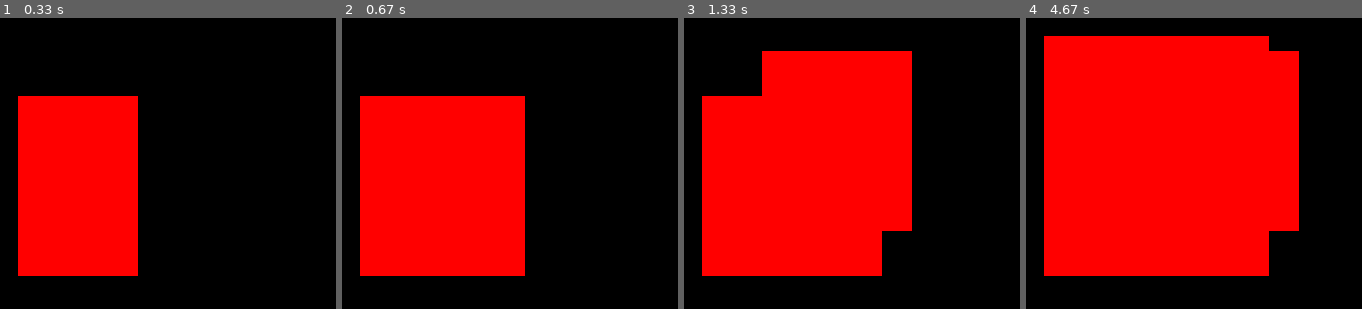
Above: before the commit, frames 1-4 (left to right).
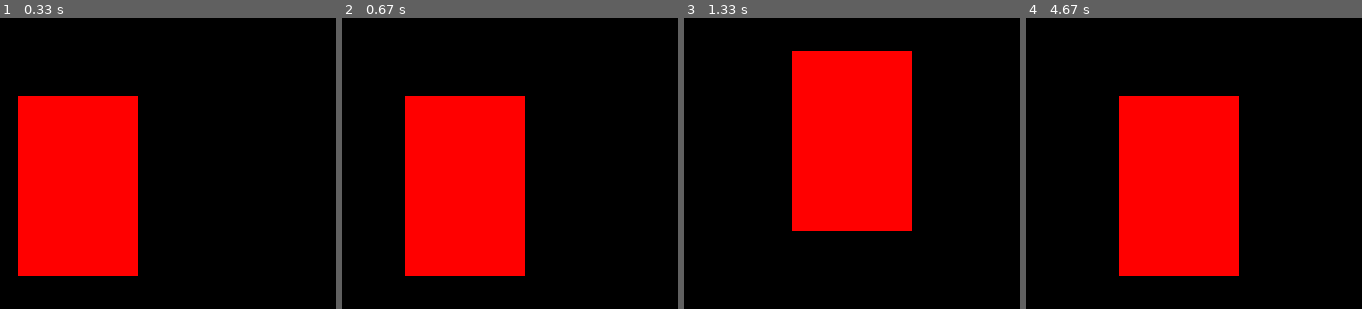
Above: after the commit, the same moments.

Repository: samimunir/Codebase-1.0
Game: pygame game, started from Python Mastery/pygame-tutorial/tutorial.py
The game is run twice, just before and just after one commit, with the same random seed, the same clock (stepped at 60 frames per second) and the same inputs.
Inputs:
- Up to frame 1 (0.33 s): no input
- Up to frame 2 (0.67 s): hold Right from 0.33 s (still down)
- Up to frame 3 (1.33 s): release Right at 0.8 s; hold Up 0.83-1.13 s; hold Right from 1.17 s (still down)
- Up to frame 4 (4.67 s): release Right at 1.63 s; hold Left 1.67-2.2 s; hold Down 2.23-2.53 s; hold Left 2.57-2.97 s; hold Up 3-3.37 s; hold Right 3.4-4.03 s; hold Down 4.07-4.43 s; hold Left from 4.47 s (still down)

Frame 1 is identical in both runs. In frame 2, 8.3% of the frame differs, in the area x 5-19%, y 26-89%; in frame 3, 22%; in frame 4, 39%, in the area x 5-82%, y 6-89%.

Commit message:
pygame basic movement & key presses complete

Diff:
--- a/Python Mastery/pygame-tutorial/tutorial.py
+++ b/Python Mastery/pygame-tutorial/tutorial.py
@@ -18,7 +18,7 @@
     for event in pygame.event.get():
         if event.type == pygame.QUIT:
             RUNNING = False
-    KEYS = pygame.key.get_pressed()
+    KEYS = pygame.key.get_pressed() # list of pygame key events
     if KEYS[pygame.K_LEFT]:
         x -= velocity
     if KEYS[pygame.K_RIGHT]:
@@ -27,6 +27,7 @@
         y -= velocity
     if KEYS[pygame.K_DOWN]:
         y += velocity
+    WINDOW.fill((0, 0, 0))
     pygame.draw.rect(WINDOW, (255, 0, 0), (x, y, width, height))
     pygame.display.update()
 
